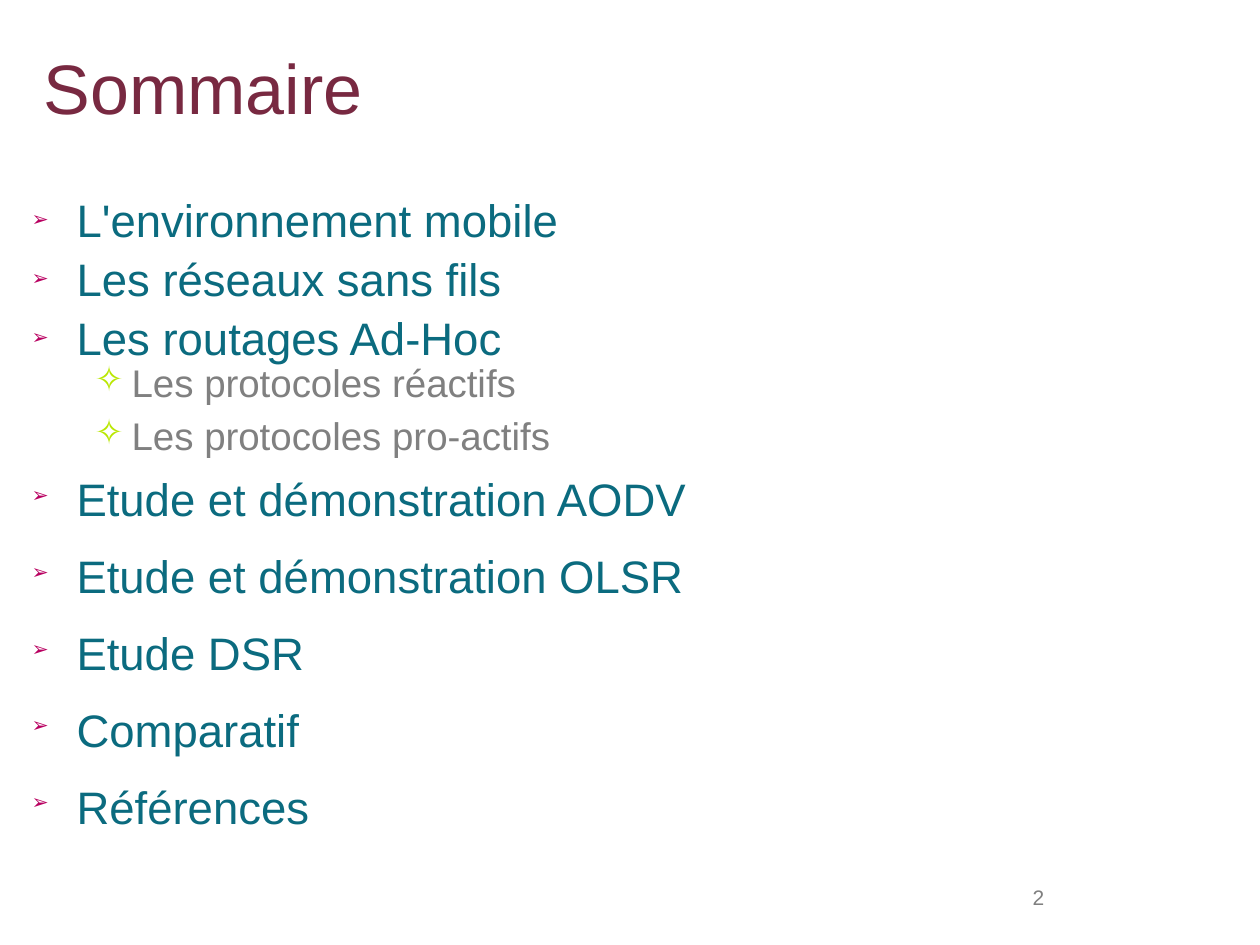
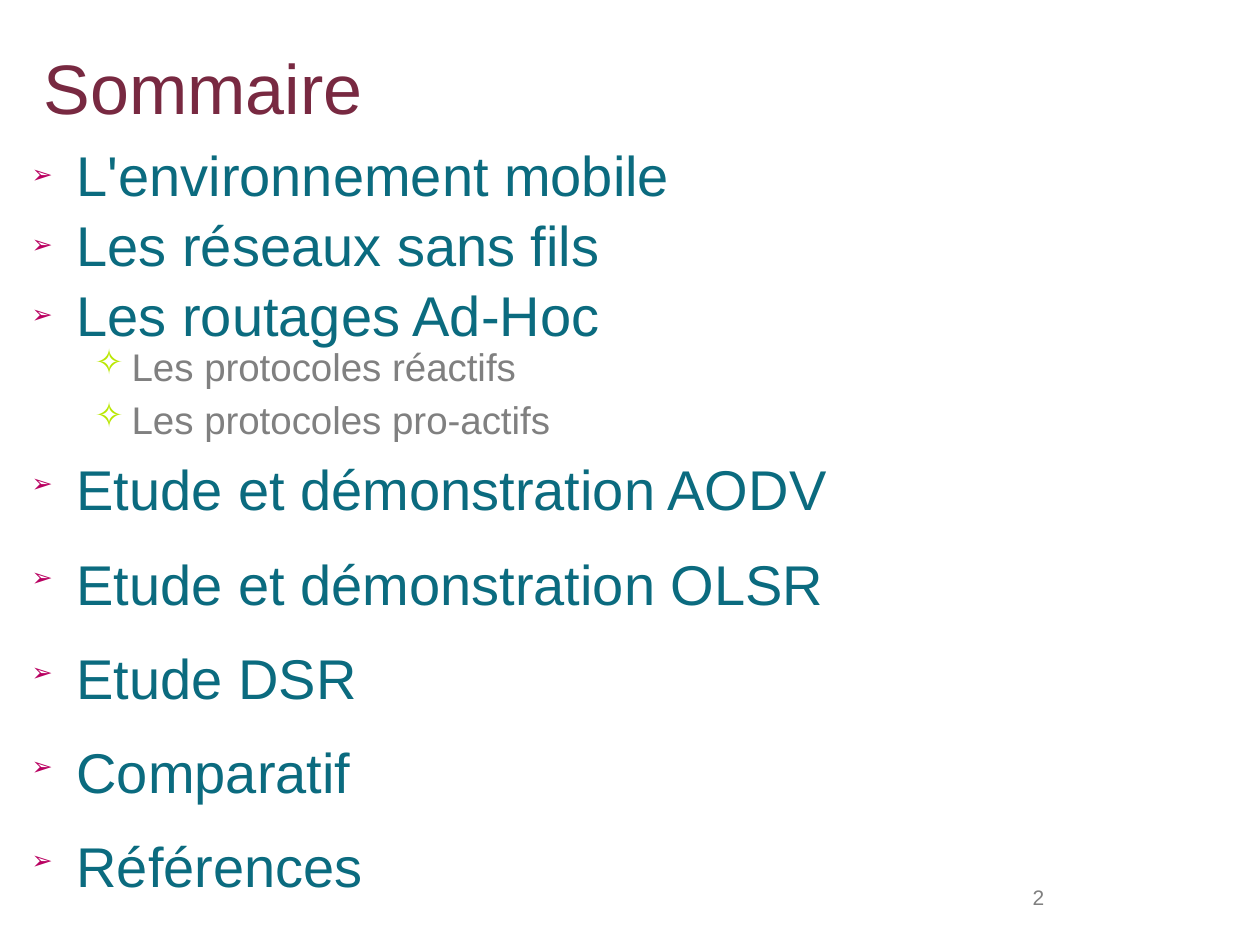
Before and after one commit to lbarbisan/adhoc, a slide deck: slide 2 of work/les_routages_adhoc.odp. Drawn at 1260x945 pixels with LibreOffice and Linux fonts; fonts in the diff are those of the drawing; background and template pictures are left out. Boxes give left, top, right and bottom in pixels: in the first picture for what was removed or moved away, otherwise in the second. Text is boxed around its words. In the diff, an @@ line names an element or a change of style, - is before the commit and + after.

Commit message:
Ajout des slides OLSR

```diff
--- a/work/les_routages_adhoc.odp
+++ b/work/les_routages_adhoc.odp
@@ text "L'environnement mobile": place and size @@
-text "L'environnement mobile" at box(77, 204, 686, 825)
+text "L'environnement mobile" at box(77, 155, 827, 888)
@@ text at box(77, 155, 827, 888): size 26 to 32 pt in "L'environnement mobile", "Les réseaux sans fils", "Les routages Ad-Hoc", "Etude et démonstration AODV" and 4 more places; more space between paragraphs @@
```
Also in this commit, not shown: 15 other slides changed, 10 slides added.
